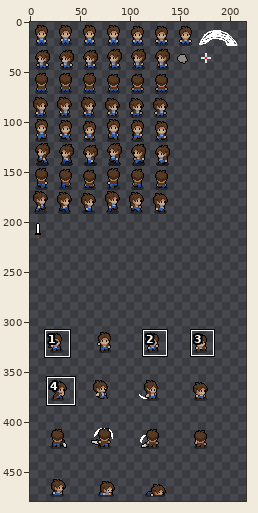
One commit to this sprite sheet: src/res/player.png. The first picture is a wide view before the edit; the outline marks the close-up.
Close-up. Before the edit:
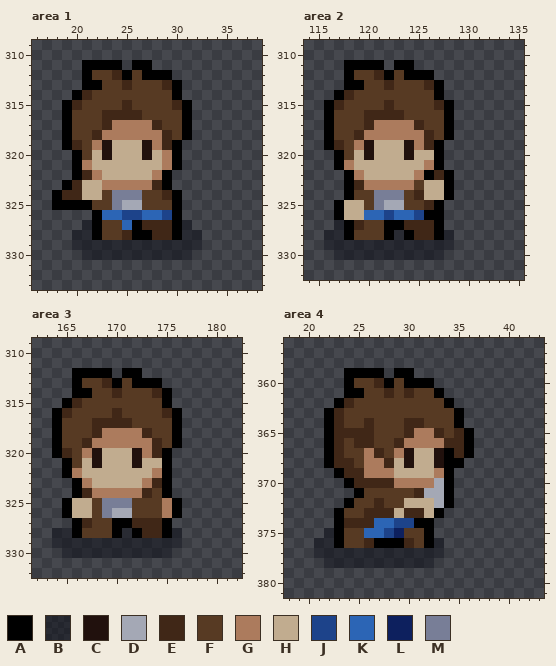
The file is 288x480 pixels. Pixels under 10% opacity are left out. Colours within 5 levels of each other are drawn and written as one. Shown: area 1: x 16..38, y 309..333; area 2: x 114..135, y 309..332; area 3: x 162..182, y 309..332; area 4: x 18..43, y 356..381. The old version is drawn lined up with the new one. The wide view leaves out empty margins. The commit also changed other parts of the picture, which this record leaves out.
Palette (. is transparent): A #000000  B #0c0e1980  C #21110d  D #a4a8b5  E #402717  F #573a23  G #ac7b5d  H #c1ac8f  J #1d438a  K #2c65b5  L #0d205e  M #787e97
Pixels before, area 1, first column x 18:
311 ...AAAA.AA.....
312 ...AFFEAFAAA...
313 ...AAFFEFFFEA..
314 ..AEFFFFFFFFA..
315 .AEFFFFEFFFFEA.
316 .AFFFEEEEFFFFA.
317 .AFFFEGGGGEFFA.
318 .AFFEGGGGGGEFA.
319 .AEFGCHHHCGEA..
320 ..AFHCHHHCHGA..
321 ..AGHHHHHHHGA..
322 ..AEGHHHHHGA...
323 .AEHHGGGGGEA...
324 AEEHHFMMMFFEA..
325 AAAAFFMDDFFFA..
326 ....AKKJJKKJA..
327 ...BAFFKAEEEAB.
328 ..BBAFFEAAEEABB
329 ..BBBBBBBBBBBBB
330 ...BBBBBBBBBBB.
Pixels before, area 2, first column x 116:
311 ..AAAA.AA....
312 ..AFFEAFAAA..
313 ..AAFFEFFFEA.
314 .AEFFFFFFFFA.
315 AEFFFFEFFFFEA
316 AFFFEEEEFFFFA
317 AFFFEGGGGEFFA
318 AFFEGGGGGGEFA
319 AEFGCHHHCGEA.
320 .AFHCHHHCHHA.
321 .AGHHHHHHHGA.
322 ..AGHHHHHGAEA
323 ..AEGGGGGFHHA
324 ..AFFMMMFEHHA
325 .AHHFMDDFFEA.
326 .AHHKKJKKJAA.
327 .BAEFFAAEEEA.
328 BBAFFFABAEEAB
329 BBBBBBBBBBBBB
330 .BBBBBBBBBBB.
Pixels before, area 3, first column x 164:
312 ..AAAA.AA....
313 ..AFFEAFAAA..
314 ..AAFFEFFFEA.
315 .AEFFFFFFFFA.
316 AEFFFFEFFFFEA
317 AFFFEEEEFFFFA
318 AFFFEGGGGEFFA
319 AFFEGGGGGGEFA
320 AEFGCHHHCGEA.
321 .AFHCHHHCHHA.
322 .AGHHHHHHHGA.
323 ..AGHHHHHGEA.
324 ..AEGGGGGEFA.
325 .AHHFMMMFFFGA
326 .AHHFMDDFFFGA
327 ..AEFFAAEEEA.
328 BBAFFFABAEEAB
329 BBBBBBBBBBBBB
330 .BBBBBBBBBBB.
Pixels before, area 4, first column x 21:
359 ...AAAA.AA......
360 ...AFFEAFAAA....
361 ...AAFFEFEFFA...
362 ..AEFFFFFFFFFA..
363 .AEFFFFFFFFFFFA.
364 .AEFFEFFFEEFFFA.
365 .AEEEEFFFEGGEFEA
366 .AEFEEFFEGGGGEEA
367 .AEFFGEFGCHHCAEA
368 .AEEFGGEHCHHCAA.
369 ..AEEGGGHHHHGA..
370 ...AEEEEGGGGDA..
371 ....AFFFFFEDDA..
372 ...AFFEFFHHHDA..
373 ..AFFEEEHEEHA...
374 ..AEEEKKJJAA....
375 .BAFFKKJLFFA....
376 BBAFFEAAAEFAB...
377 BBBBBBBBBBBBB...
378 .BBBBBBBBBBB....
New version:
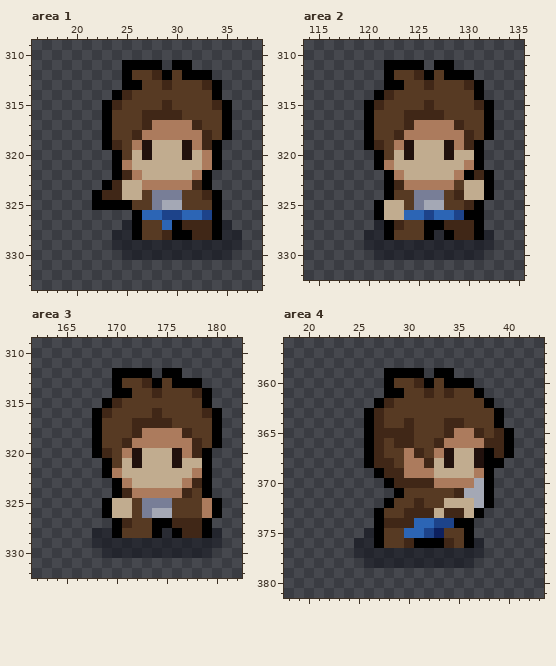
Changes in this commit:
whole drawing moved by -4,+0 (the old picture is shown already moved)
Changed rows in their new state; - is an unchanged pixel.
Area 1:
first column x 18:
311 ---....A--A-AA-----
312 ---....--FE-FAAA---
313 ---....AA---FFFEA--
314 --....AE----FFFFA--
315 -....AEF---EFFFFEA-
316 -....AFFFEEEEFFFFA-
317 -....AFFFEGGGGEFFA-
318 -....AFFE--GGGGEFA-
319 -....AEFG-HHHCGEA--
320 --....AF---HHCHGA--
321 --....AG---HHHHGA--
322 --....AEG-HHHHGA---
323 -....AEHH-GGGGEA---
324 ....AEEHH-MMMFFEA--
325 ....AAAAF-MDDFFFA--
326 ----....A---JKKJA--
327 ---....B-FFK-EEEAB-
328 --....BB-FF--AEEABB
329 --....---------BBBB
330 ---....-------BBBB-
Area 2:
first column x 116:
311 --....A--A-AA----
312 --....--FE-FAAA--
313 --....AA---FFFEA-
314 -....AE----FFFFA-
315 ....AEF---EFFFFEA
316 ....AFFFEEEEFFFFA
317 ....AFFFEGGGGEFFA
318 ....AFFE--GGGGEFA
319 ....AEFG-HHHCGEA-
320 -....AF----HCHHA-
321 -....AG---HHHHGA-
322 --....AG-HHHHGAEA
323 --....AE-GGGGFHHA
324 --....AF-MMMFEHHA
325 -....AHH-MDDFFEA-
326 -....AHH-KJKKJAA-
327 -....B-EFFA-EEEA-
328 ....BB-FFFABAEEAB
329 ....---------BBBB
330 -....-------BBBB-
Area 3:
first column x 164:
312 --....A--A-AA----
313 --....--FE-FAAA--
314 --....AA---FFFEA-
315 -....AE----FFFFA-
316 ....AEF---EFFFFEA
317 ....AFFFEEEEFFFFA
318 ....AFFFEGGGGEFFA
319 ....AFFE--GGGGEFA
320 ....AEFG-HHHCGEA-
321 -....AF----HCHHA-
322 -....AG---HHHHGA-
323 --....AG-HHHHGEA-
324 --....AE-GGGGEFA-
325 -....AHH-MMMFFFGA
326 -....AHH-MDDFFFGA
327 --....-EFFA-EEEA-
328 ....BB-FFFABAEEAB
329 ....---------BBBB
330 -....-------BBBB-
Area 4:
first column x 21:
359 ---....A--A-AA------
360 ---....--FE-FAAA----
361 ---....AAF-EFEFFA---
362 --....AE-----FFFFA--
363 -....AE-------FFFFA-
364 -....AE---F--EEFFFA-
365 -....AEEE-FFFEGGEFEA
366 -....AE--EFFEGGGGEEA
367 -....A--FGEFGCHHCAEA
368 -....AE-FGGEHCHHCAA-
369 --....AEEGGGHHHHGA--
370 ---....AEEEEGGGGDA--
371 ----....A-FFFFEDDA--
372 ---....A-FEFFHHHDA--
373 --....AFF--EHEEHA---
374 --....AEEEKKJJAA----
375 -....BAFFKKJLFFA----
376 ....BB-FF-A-AEFAB---
377 ....---------BBBB---
378 -....-------BBBB----
Boxes around the changes in both close-ups, in picture pixels (x1, y1, x2, y2):
changed: (52, 60, 242, 260)
changed: (324, 60, 494, 260)
changed: (52, 368, 222, 558)
changed: (314, 368, 514, 568)
